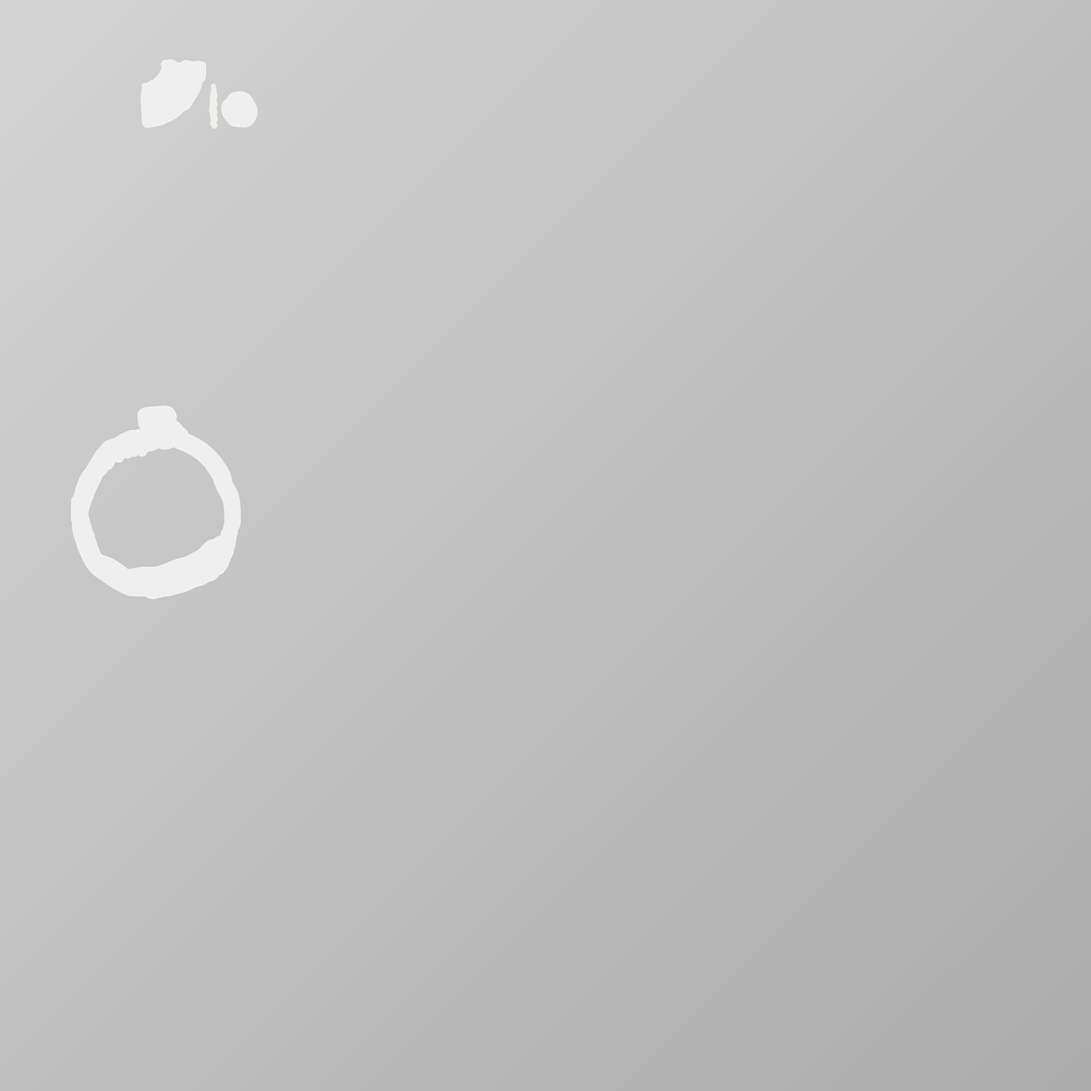
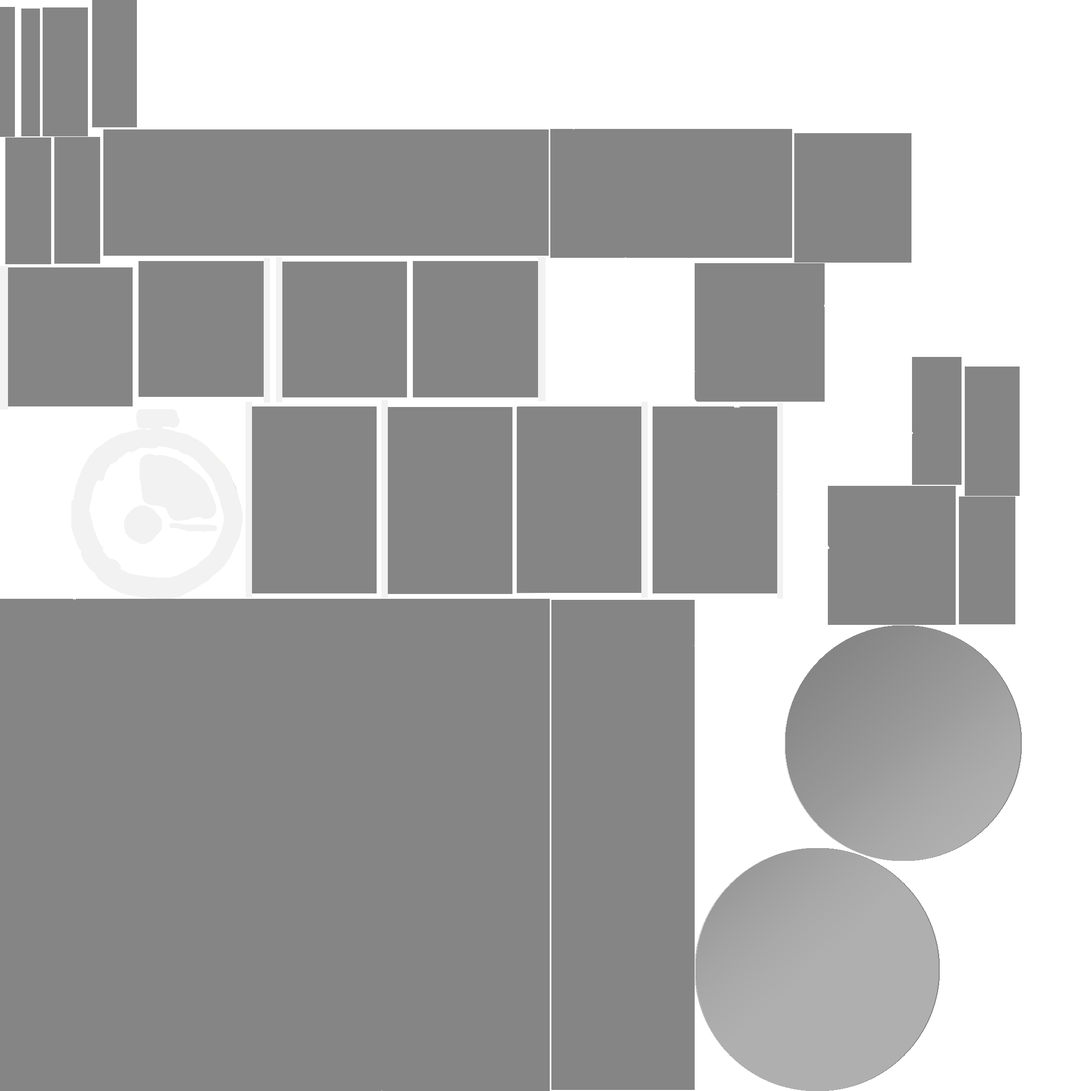
Two versions of the same layered image (1091x1091). Layer-by-layer changes:
removed layer "CapaSuperior" over [0,0,1091,1091]
removed layer "Layer 2" over [0,0,1091,1091]
added layer "Pintura" above "UV" over [0,0,1023,1091]
added layer "UV" over [1,1,1020,1090]
